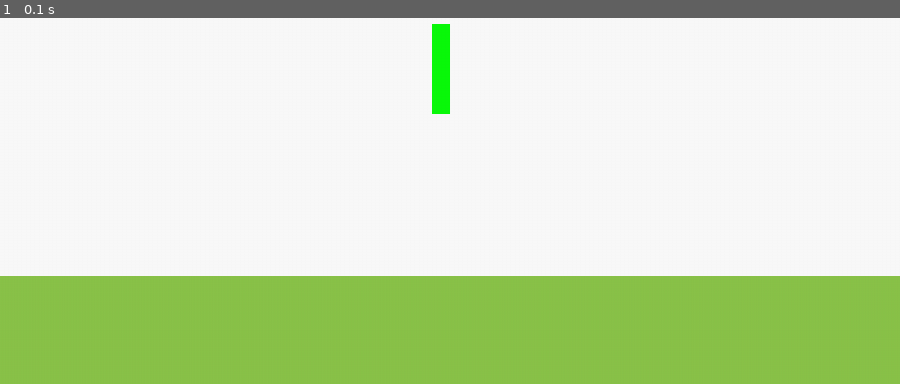
Above: before the commit, frame 1.
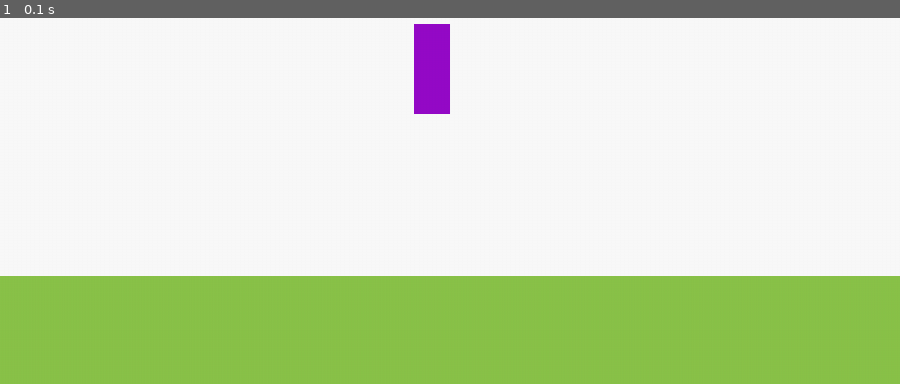
Above: after the commit, the same moment.

Repository: grigoriy835/sandbox
Game: pygame game, started from maverik_game/run.py
Two runs of this game, one before a commit and one after it. Both use one fixed random seed, a clock stepped at 60 frames per second and the inputs below.
Inputs:
- Up to frame 1 (0.1 s): no input

The runs differ from the first frame. In frame 1, 1.0% of the frame differs, in the area x 46-50%, y 1-27%.

Commit message:
pygames shit

Diff:
--- a/maverik_game/game_objects/Player.py
+++ b/maverik_game/game_objects/Player.py
@@ -8,9 +8,9 @@
         Sprite.__init__(self)
         # Create an image of the block, and fill it with a color.
         # This could also be an image loaded from the disk.
-        self.width = 20
+        self.width = 40
         self.height = 100
-        self.color = (10, 250, 10)
+        self.color = (150, 10, 200)
         self.image = pygame.Surface([self.width, self.height])
         self.image.fill(self.color)
 
@@ -20,17 +20,36 @@
         screen = pygame.display.get_surface()
         self.area = screen.get_rect()
         self.rect.topleft = self.area.width / 2 - self.width, self.area.height / 2 - self.height
-        self.speed = 0, 0
-        self.acc = 1, 0
+        self.speed = [0, 0]
+        self.acc = [1, 0]
         self.can_jump = True
 
     def jump(self):
         if self.can_jump:
-            self.speed[0] -= 10
+            self.speed[1] -= 10
             self.can_jump = False
 
     def move_up(self, dir):
-        self.speed[1] += dir
+        self.speed[1] = dir
+
+    def move_stop(self):
+        self.speed[1] = 0
 
     def update(self, *args):
         newpos = self.rect.move(self.speed)
+        if not self.area.contains(newpos):
+            if self.rect.left < self.area.left:
+                self.rect.left = self.area.left
+                self.move_stop()
+            if self.rect.right < self.area.right:
+                self.rect.right = self.area.right
+                self.move_stop()
+            if self.rect.top < self.area.top:
+                self.rect.top = self.area.top
+                self.move_stop()
+            if self.rect.bottom < self.area.bottom:
+                self.rect.bottom = self.area.bottom
+                self.move_stop()
+            self.rect = newpos
+        self.speed[0] += self.acc[0]
+        self.speed[1] += self.acc[1]
--- a/maverik_game/run.py
+++ b/maverik_game/run.py
@@ -46,6 +46,8 @@
                 if event.key == 0:
                     going = False
 
+        allsprites.update()
+
         # Draw Everything
         screen.blit(background, (0, 0))
         allsprites.draw(background)
